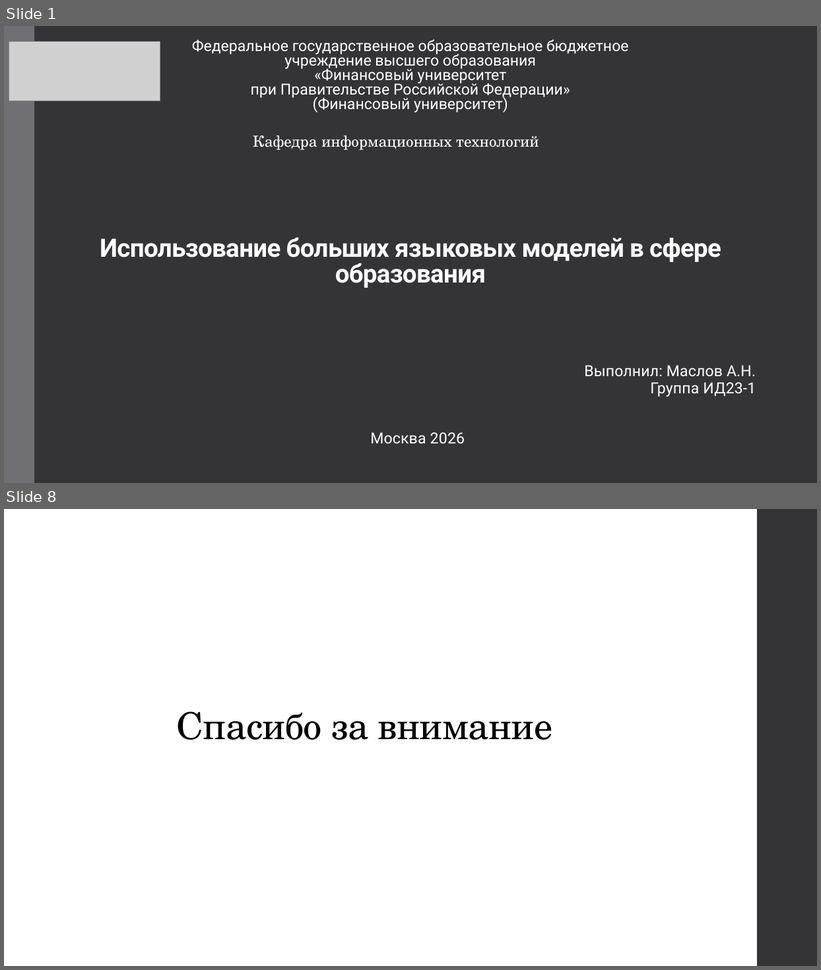
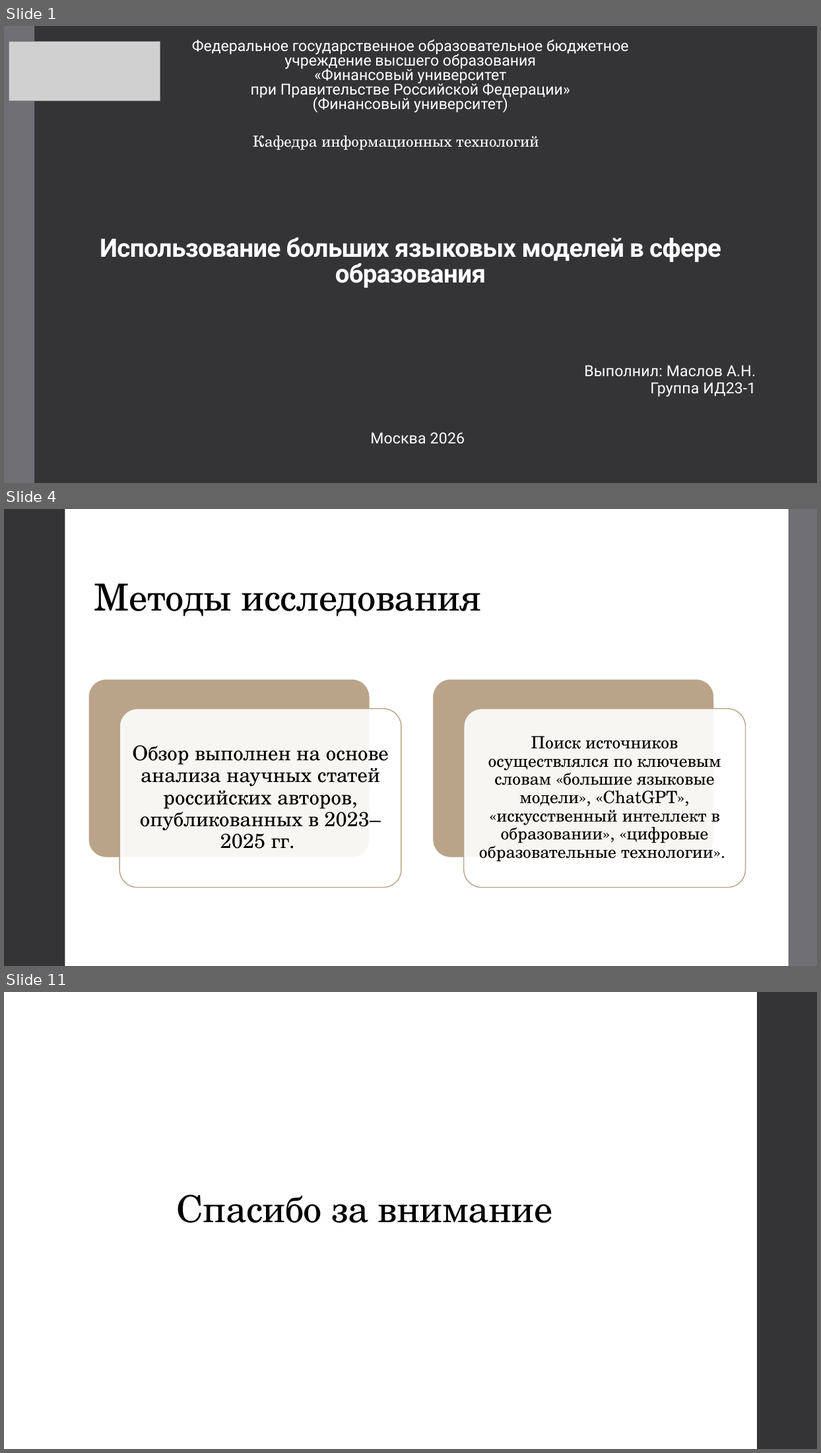
Before and after one commit to AknasMacefg/ITiABD, a slide deck: Курс 3/УНС/ИД23-1_Маслов_АН_УНС.pptx. Shown one above the other, each under a label of ours: slides 1 and 8 before the commit, slides 1, 4 and 11 after it; the slides between them are not shown. The pictures are 821x970 and 821x1453 pixels, drawn with LibreOffice and Linux fonts; fonts in the diff are those of the drawing; grey boxes stand for pictures. Boxes give left, top, right and bottom in pixels: in the first picture for what was removed or moved away, otherwise in the second. Text is boxed around its words. In the diff, an @@ line names an element or a change of style, - is before the commit and + after.

```diff
--- a/Курс 3/УНС/ИД23-1_Маслов_АН_УНС.pptx
+++ b/Курс 3/УНС/ИД23-1_Маслов_АН_УНС.pptx
@@ slide 4 added at box(4, 509, 817, 966), background #FFFFFF; not listed: 1 template element that a slide beside it also shows @@
@@ rectangle added at box(4, 509, 817, 966), fill #FFFFFF @@
@@ rectangle added at box(4, 509, 65, 966), fill #353537 @@
@@ rectangle added at box(789, 509, 817, 966), fill #6F6F74 @@
@@ title added at box(94, 584, 481, 617), 44 pt, text #000000 @@
+Методы исследования
@@ group added at box(88, 679, 746, 888): 4 rounded rectangles, 2 texts @@
+Обзор выполнен на основе анализа научных статей российских авторов, опубликованных в 2023–2025 гг.
+Поиск источников осуществлялся по ключевым словам «большие языковые модели», «ChatGPT», «искусственный интеллект в образовании», «цифровые образовательные технологии».
@@ what was slide 8 is now slide 11 @@
```
Also in this commit, not shown: 5 slides changed, 3 other slides added, 1 slide removed.
